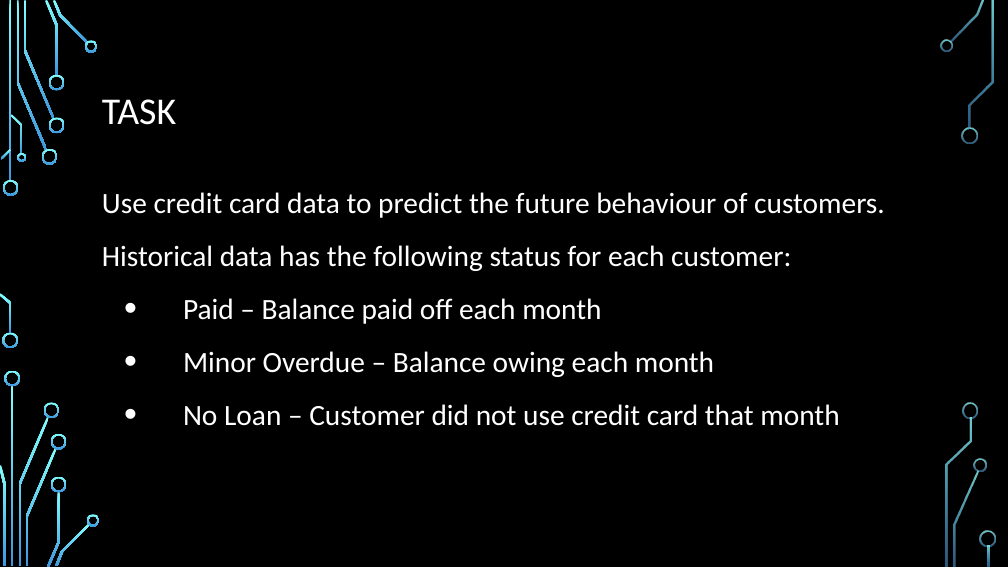
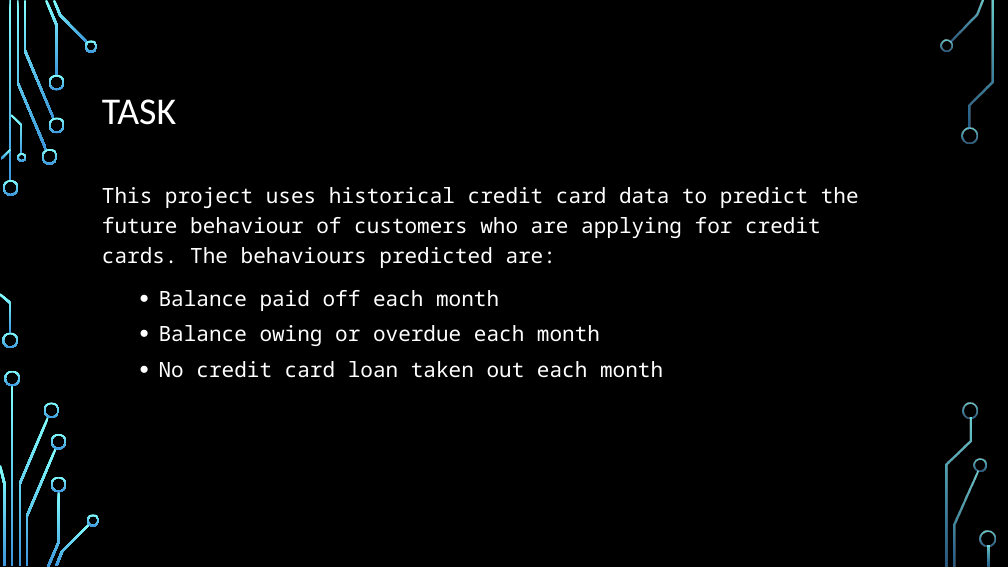
Before and after one commit to DanielHughes1580/Project_4_Group_5, a slide deck: slide 2 of Presentation.pptx. Drawn at 1008x567 pixels with LibreOffice and Linux fonts; fonts in the diff are those of the drawing; background and template pictures are left out. Boxes give left, top, right and bottom in pixels: in the first picture for what was removed or moved away, otherwise in the second. Text is boxed around its words. In the diff, an @@ line names an element or a change of style, - is before the commit and + after.

```diff
--- a/Presentation.pptx
+++ b/Presentation.pptx
@@ text at (x1=102, y1=187, x2=859, y2=378): text changed; size 28 to 20 pt; font Calibri to Noto Sans Mono @@
-Use credit card data to predict the future behaviour of customers.
-Historical data has the following status for each customer:
-• Paid – Balance paid off each month
-• Minor Overdue – Balance owing each month
-• No Loan – Customer did not use credit card that month
+This project uses historical credit card data to predict the future behaviour of customers who are applying for credit cards. The behaviours predicted are:
+  • Balance paid off each month
+  • Balance owing or overdue each month
+  • No credit card loan taken out each month
```
Also in this commit, not shown: 3 other slides changed, 2 slides added, 1 slide removed, 1 other file.
